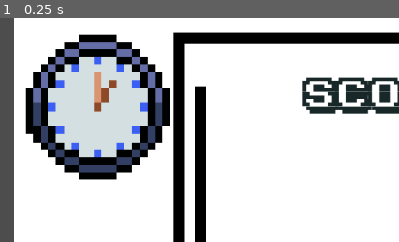
Above: before the commit, frame 1.
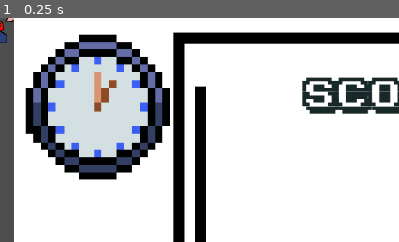
Above: after the commit, the same moment.

Repository: MartinLion1GDC/WarioWareICAN_ML_MD_KK
Game: Godot game, scene res://wario_ware_ican.tscn
The game is run twice, just before and just after one commit, with the same random seed, the same clock (stepped at 60 frames per second) and the same inputs. This scene is started directly instead of the project's main scene.
Inputs:
- Up to frame 1 (0.25 s): no input
The pictures show only the part of the screen within x 0-50%, y 0-50%; the shares and areas given below are measured in that part.

The runs differ from the first frame. In frame 1, 0.2% of the frame differs, in the area x 0-4%, y 0-12%.

Commit message:
boss angry BON + SONS VOLEUR
corrigé

Diff:
--- a/WariowareICAN/Jeux/PoliceJeu.gd
+++ b/WariowareICAN/Jeux/PoliceJeu.gd
@@ -49,6 +49,7 @@
 
 	if time < myrandomnumber + 0.8 && time > myrandomnumber && tooearly == false:
 		voleur_animations.play("AboutTosteal")
+		$PolicierSuspicieux.play()
 		if Input.is_action_just_pressed("Action") :
 			tooearly = true
 			animated_sprite.play("PolicierFailed")
@@ -61,19 +62,20 @@
 				voleur_animations.play("STealing")
 
 
-				#grandma_lose.play()
+
 
 			if Input.is_action_just_pressed("Action") :
 				animated_sprite.play("PolicierWatchSucceed")
 				voleur_animations.play("Busted")
 				print("you Turned around in time")
 
-				#grandma_win.play()
+				grandma_win.play()
 
 				Gamewon = true
 	elif time < myrandomnumber - 1.2 && Gamewon == false && tooearly == false:
 
 		if animationplayedonce == false:
+			grandma_lose.play()
 			voleur_animations.play("GotAway")
 			animationplayedonce = true
 		animated_sprite.play("PolicierFailed")
--- a/WariowareICAN/Jeux/PoliceJeu.tscn
+++ b/WariowareICAN/Jeux/PoliceJeu.tscn
@@ -9,6 +9,7 @@
 [ext_resource type="Texture2D" uid="uid://db0benca86l42" path="res://AnimationFolder/PolicierAnims/LETTRE_Z-Sheet.png" id="9_wooi6"]
 [ext_resource type="AudioStream" uid="uid://mgpd0ccgj1g7" path="res://sounds/dog hhmmm  - jeu policier.wav" id="10_o7k1k"]
 [ext_resource type="AudioStream" uid="uid://dm772gjyiob6u" path="res://sounds/grandma scream - lose policier.wav" id="11_5yq8v"]
+[ext_resource type="AudioStream" uid="uid://dce8ekbpa6ny4" path="res://sounds/grandma laugh - win policier.wav" id="12_w3ggx"]
 
 [sub_resource type="Animation" id="Animation_to5bl"]
 length = 0.001
@@ -756,16 +757,18 @@
 
 [node name="voleurSOng" type="AudioStreamPlayer" parent="."]
 stream = ExtResource("5_rwd4o")
+volume_db = -8.616
 
 [node name="PolicierSuspicieux" type="AudioStreamPlayer" parent="."]
 stream = ExtResource("10_o7k1k")
+volume_db = 9.231
 
 [node name="GrandmaLose" type="AudioStreamPlayer" parent="."]
 stream = ExtResource("11_5yq8v")
 volume_db = 3.084
 
 [node name="GrandmaWin" type="AudioStreamPlayer" parent="."]
-stream = ExtResource("5_rwd4o")
+stream = ExtResource("12_w3ggx")
 
 [node name="GameTimer" type="Timer" parent="."]
 wait_time = 6.0
--- a/WariowareICAN/wario_ware_ican.tscn
+++ b/WariowareICAN/wario_ware_ican.tscn
@@ -12,6 +12,29 @@
 [ext_resource type="AudioStream" uid="uid://o70fv8bdpp2y" path="res://sounds/win micro game.wav" id="10_uk740"]
 [ext_resource type="AudioStream" uid="uid://bi3nw5bmvt2lf" path="res://sounds/lose micro game.wav" id="11_ovl6n"]
 [ext_resource type="AudioStream" uid="uid://cxydrcf3w86s" path="res://sounds/intro new microgame.wav" id="12_o2iae"]
+[ext_resource type="Texture2D" uid="uid://c8jo5pac80lr0" path="res://AnimationFolder/boss angry.png" id="13_s06pl"]
+
+[sub_resource type="AtlasTexture" id="AtlasTexture_c3b24"]
+atlas = ExtResource("13_s06pl")
+region = Rect2(7, 16, 77, 77)
+
+[sub_resource type="AtlasTexture" id="AtlasTexture_fgt6p"]
+atlas = ExtResource("13_s06pl")
+region = Rect2(84, 16, 77, 77)
+
+[sub_resource type="SpriteFrames" id="SpriteFrames_8wit4"]
+animations = [{
+"frames": [{
+"duration": 1.0,
+"texture": SubResource("AtlasTexture_c3b24")
+}, {
+"duration": 1.0,
+"texture": SubResource("AtlasTexture_fgt6p")
+}],
+"loop": true,
+"name": &"angryBoss",
+"speed": 5.0
+}]
 
 [sub_resource type="Animation" id="Animation_pc2sw"]
 resource_name = "Normal"
@@ -940,6 +963,11 @@
 
 [node name="WarioWareICAN" type="Node2D"]
 position = Vector2(565.25, 4)
+
+[node name="AnimatedSprite2D" type="AnimatedSprite2D" parent="."]
+position = Vector2(-565.25, -4)
+sprite_frames = SubResource("SpriteFrames_8wit4")
+animation = &"angryBoss"
 
 [node name="DécorPrincipal" type="Sprite2D" parent="."]
 position = Vector2(30.75, 371)
Binary file added: WariowareICAN/AnimationFolder/boss angry.png
Not shown, added: WariowareICAN/AnimationFolder/boss angry.png.import
Not shown: 1 places in WariowareICAN/Jeux/PoliceJeu.tscn that only renumber resources
Not shown: 1 places in WariowareICAN/wario_ware_ican.tscn that only renumber resources
